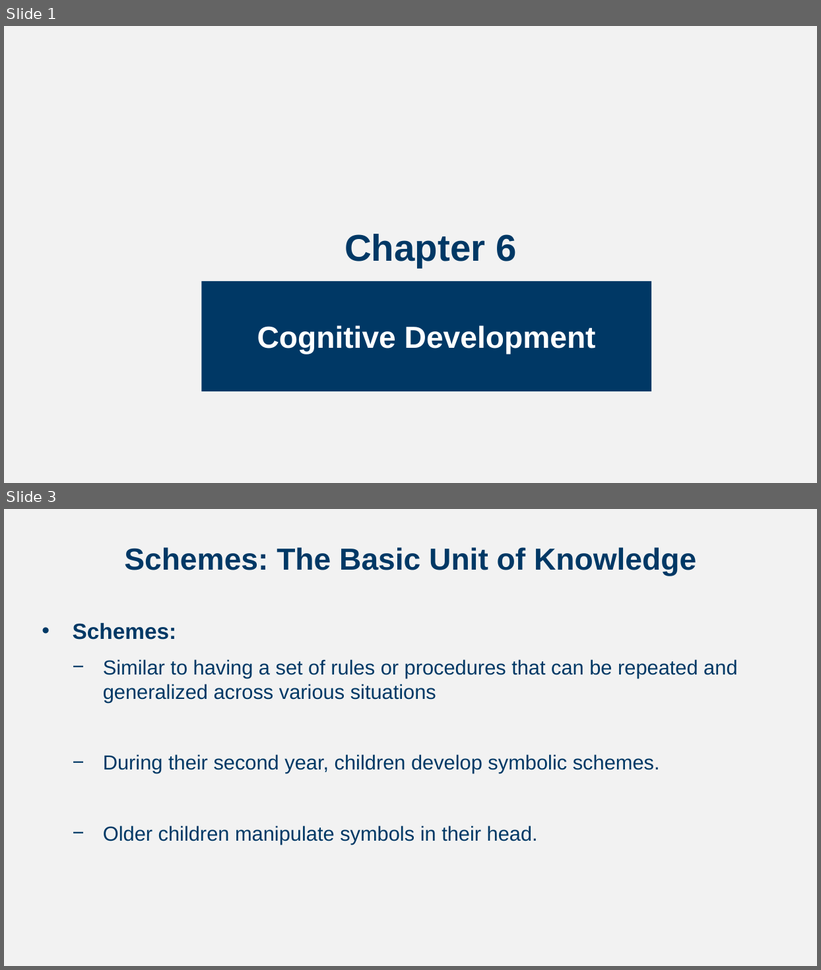
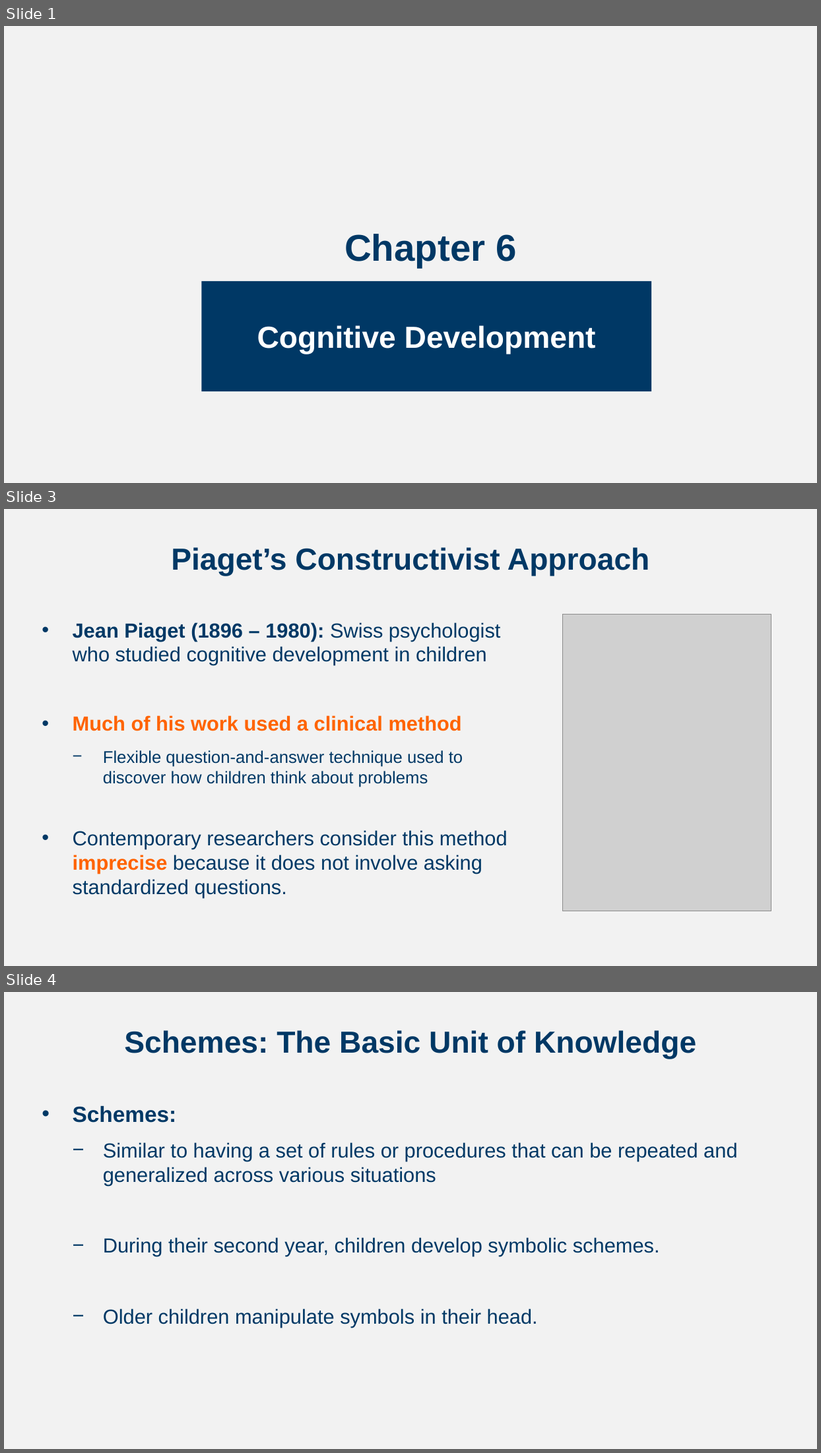
Before and after one commit to npm27/Teaching-Materials, a slide deck: Developmental Fall 23/Slides/Chapter 6.pptx. Shown one above the other, each under a label of ours: slides 1 and 3 before the commit, slides 1, 3 and 4 after it; the slides between them are not shown. The pictures are 821x970 and 821x1453 pixels, drawn with LibreOffice and Linux fonts; fonts in the diff are those of the drawing; grey boxes stand for pictures. Boxes give left, top, right and bottom in pixels: in the first picture for what was removed or moved away, otherwise in the second. Text is boxed around its words. In the diff, an @@ line names an element or a change of style, - is before the commit and + after.

```diff
--- a/Developmental Fall 23/Slides/Chapter 6.pptx
+++ b/Developmental Fall 23/Slides/Chapter 6.pptx
@@ slide 3 added at <box>4,509,817,966</box>, background #F2F2F2 @@
@@ title added at <box>171,547,649,576</box>, 36 pt, text #003865, bold @@
+Piaget’s Constructivist Approach
@@ text added at <box>73,623,508,898</box>, 24 pt, text #003865 @@
+• Jean Piaget (1896 – 1980): Swiss psychologist who studied cognitive development in children
+• Much of his work used a clinical method
+  − Flexible question-and-answer technique used to discover how children think about problems
+• Contemporary researchers consider this method imprecise because it does not involve asking standardized questions.
@@ picture added at <box>563,615,771,912</box> @@
@@ what was slide 3 is now slide 4 @@
```
Also in this commit, not shown: 10 slides changed, 3 other slides added, 1 slide removed, 1 other file.
